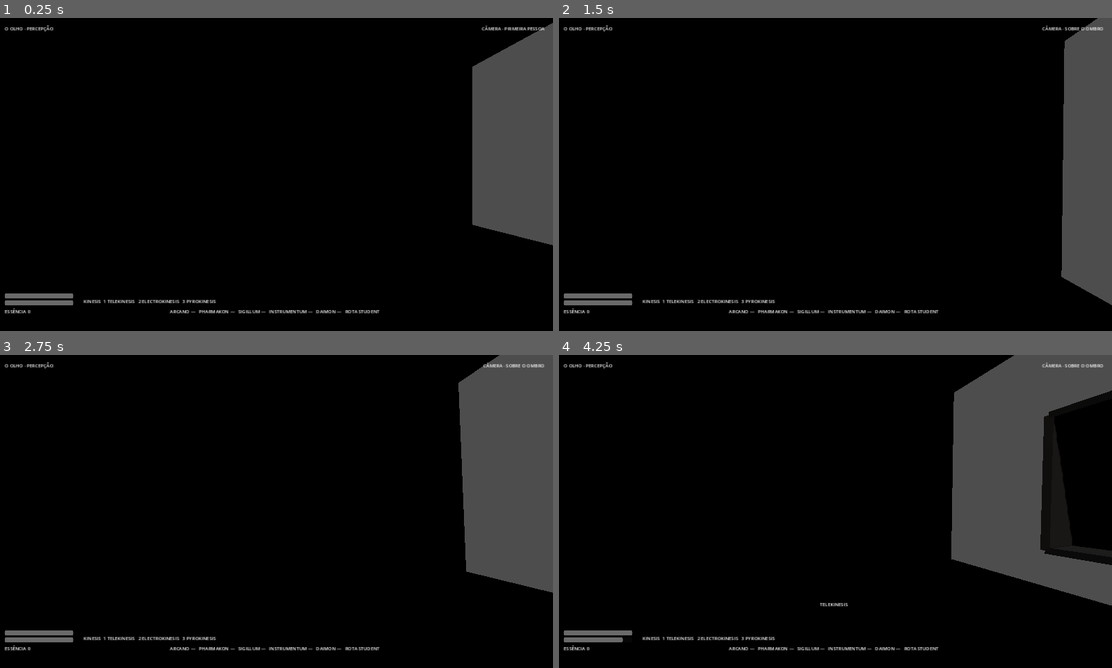
Above: before the commit, frames 1-4 (two rows, left to right).
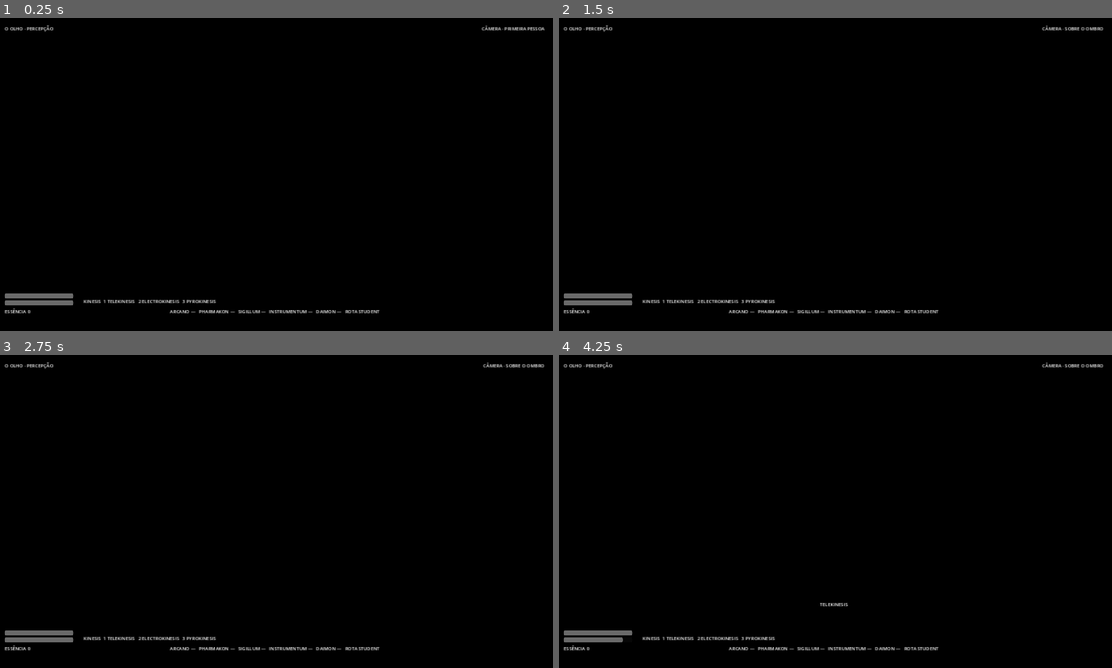
Above: after the commit, the same moments.

Repository: neuralSynapse/societaselectorum
Game: Godot game, scene res://scenes/boot/Main.tscn
The game is run twice, just before and just after one commit, with the same random seed, the same clock (stepped at 60 frames per second) and the same inputs.
Inputs (mouse positions are in pixels of both pictures, inside the frame that each line leads up to):
- Up to frame 1 (0.25 s): no input
- Up to frame 2 (1.5 s): tap Enter (ui_accept) at 0.5 s; move the mouse to (863, 174) at 0.52 s; hold V (camera_toggle) 0.53-1.28 s; hold W (move_forward) from 0.53 s (still down); tap Space (jump) at 0.77 s; move the mouse to (807, 174) at 1.27 s; tap C (consume) at 1.35 s
- Up to frame 3 (2.75 s): keep holding W (move_forward); tap Space (jump) at 1.52 s; tap Enter (ui_accept) at 2 s; move the mouse to (287, 505) at 2.02 s; hold R (instrument) from 2.03 s (still down)
- Up to frame 4 (4.25 s): keep holding W (move_forward); move the mouse to (824, 517) at 2.77 s; release R (instrument) at 2.78 s; tap E (interact) at 2.85 s; tap Space (jump) at 3.02, 3.77 s; move the mouse to (874, 514) at 3.52 s; hold 1 (kinesis_1) from 3.53 s (still down)

The runs differ from the first frame. In frame 1, 8.9% of the frame differs, in the area x 85-100%, y 1-73%; in frame 2, 7.5%; in frame 3, 12%; in frame 4, 14%, in the area x 70-100%, y 0-80%.

Commit message:
fix: make corridors physical and room portals safe

Diff:
--- a/game/chronica-harun/scripts/generation/StageFloorBuilder.gd
+++ b/game/chronica-harun/scripts/generation/StageFloorBuilder.gd
@@ -3,6 +3,12 @@
 
 const ROOM_SCENE := preload("res://scenes/rooms/RoomShell.tscn")
 const ROOM_DIRECTOR_SCRIPT := preload("res://scripts/generation/RoomDirector.gd")
+const PORTAL_WIDTH := 2.8
+const ROOM_SPAN := 10.0
+const CORRIDOR_WIDTH := 2.4
+const CORRIDOR_FLOOR_HEIGHT := 0.2
+const CORRIDOR_RAIL_HEIGHT := 1.15
+const CORRIDOR_RAIL_THICKNESS := 0.18
 
 const BASE_LAYOUT := [
     {"id":"threshold","role":"threshold","pos":Vector3(0,0,0)},
@@ -121,25 +127,85 @@
     _disable_wall(b, wall_b)
 
 static func _disable_wall(room: RoomShell, wall_name: String) -> void:
-    var wall := room.get_node_or_null(wall_name)
-    if wall:
-        wall.visible = false
-        wall.process_mode = Node.PROCESS_MODE_DISABLED
+    var wall := room.get_node_or_null(wall_name) as StaticBody3D
+    if wall == null:
+        return
+    if wall.get_meta("portal_open", false):
+        return
+
+    wall.set_meta("portal_open", true)
+    wall.collision_layer = 0
+    var original_mesh := wall.get_node_or_null("Mesh") as MeshInstance3D
+    var original_collision := wall.get_node_or_null("CollisionShape3D") as CollisionShape3D
+    var material = original_mesh.material_override if original_mesh else null
+    if original_mesh:
+        original_mesh.visible = false
+    if original_collision:
+        original_collision.disabled = true
+
+    var segment_span := (ROOM_SPAN - PORTAL_WIDTH) * 0.5
+    var segment_center := (PORTAL_WIDTH + segment_span) * 0.5
+    if wall_name in ["NorthWall", "SouthWall"]:
+        _add_static_box(wall, "PortalSideA", Vector3(segment_span, 4.2, 0.22), Vector3(-segment_center, 0, 0), material)
+        _add_static_box(wall, "PortalSideB", Vector3(segment_span, 4.2, 0.22), Vector3(segment_center, 0, 0), material)
+    else:
+        _add_static_box(wall, "PortalSideA", Vector3(0.22, 4.2, segment_span), Vector3(0, 0, -segment_center), material)
+        _add_static_box(wall, "PortalSideB", Vector3(0.22, 4.2, segment_span), Vector3(0, 0, segment_center), material)
 
 static func _add_corridor(parent: Node3D, a: Vector3, b: Vector3, theme: Dictionary) -> void:
     var mid := (a + b) * 0.5
     var delta := b - a
+    var length := maxf(2.0, maxf(absf(delta.x), absf(delta.z)) - 9.7)
+    var floor_size: Vector3
+    var rail_a_position: Vector3
+    var rail_b_position: Vector3
+    var rail_size: Vector3
+
+    if absf(delta.x) > absf(delta.z):
+        floor_size = Vector3(length, CORRIDOR_FLOOR_HEIGHT, CORRIDOR_WIDTH)
+        rail_size = Vector3(length, CORRIDOR_RAIL_HEIGHT, CORRIDOR_RAIL_THICKNESS)
+        rail_a_position = mid + Vector3(0, CORRIDOR_RAIL_HEIGHT * 0.5, -(CORRIDOR_WIDTH * 0.5))
+        rail_b_position = mid + Vector3(0, CORRIDOR_RAIL_HEIGHT * 0.5, CORRIDOR_WIDTH * 0.5)
+    else:
+        floor_size = Vector3(CORRIDOR_WIDTH, CORRIDOR_FLOOR_HEIGHT, length)
+        rail_size = Vector3(CORRIDOR_RAIL_THICKNESS, CORRIDOR_RAIL_HEIGHT, length)
+        rail_a_position = mid + Vector3(-(CORRIDOR_WIDTH * 0.5), CORRIDOR_RAIL_HEIGHT * 0.5, 0)
+        rail_b_position = mid + Vector3(CORRIDOR_WIDTH * 0.5, CORRIDOR_RAIL_HEIGHT * 0.5, 0)
+
+    var floor_material := _material(String(theme.get("palette", ["#0c0b0a"])[0]), 0.95)
+    var rail_palette: Array = theme.get("palette", ["#0c0b0a", "#1c1814"])
+    var rail_color := String(rail_palette[1]) if rail_palette.size() > 1 else "#1c1814"
+    var rail_material := _material(rail_color, 0.9)
+    var corridor := _add_static_box(parent, "Corridor_%d" % parent.get_child_count(), floor_size, mid + Vector3(0, -0.02, 0), floor_material)
+    corridor.set_meta("walkable_corridor", true)
+    _add_static_box(parent, "%s_RailA" % corridor.name, rail_size, rail_a_position, rail_material)
+    _add_static_box(parent, "%s_RailB" % corridor.name, rail_size, rail_b_position, rail_material)
+
+static func _add_static_box(parent: Node, node_name: String, size: Vector3, position: Vector3, material = null) -> StaticBody3D:
+    var body := StaticBody3D.new()
+    body.name = node_name
+    body.collision_layer = 2
+    body.collision_mask = 0
+    body.position = position
+
     var mesh_instance := MeshInstance3D.new()
-    mesh_instance.name = "Corridor_%d" % parent.get_child_count()
+    mesh_instance.name = "Mesh"
     var mesh := BoxMesh.new()
-    if absf(delta.x) > absf(delta.z):
-        mesh.size = Vector3(maxf(2.0, absf(delta.x) - 9.7), 0.14, 2.4)
-    else:
-        mesh.size = Vector3(2.4, 0.14, maxf(2.0, absf(delta.z) - 9.7))
+    mesh.size = size
     mesh_instance.mesh = mesh
-    mesh_instance.position = mid + Vector3(0, -0.02, 0)
-    mesh_instance.material_override = _material(String(theme.get("palette", ["#0c0b0a"])[0]), 0.95)
-    parent.add_child(mesh_instance)
+    if material:
+        mesh_instance.material_override = material
+    body.add_child(mesh_instance)
+
+    var collision := CollisionShape3D.new()
+    collision.name = "CollisionShape3D"
+    var shape := BoxShape3D.new()
+    shape.size = size
+    collision.shape = shape
+    body.add_child(collision)
+
+    parent.add_child(body)
+    return body
 
 static func _theme(stage_id: StringName) -> Dictionary:
     var file := FileAccess.open("res://data/rooms/student_room_themes.json", FileAccess.READ)
